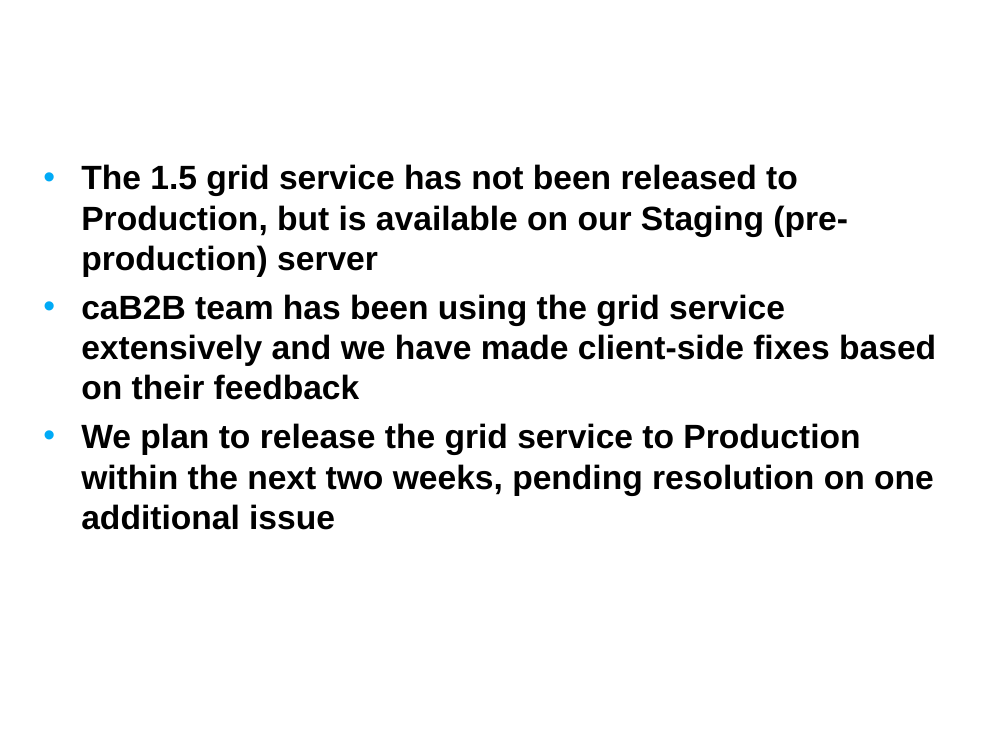
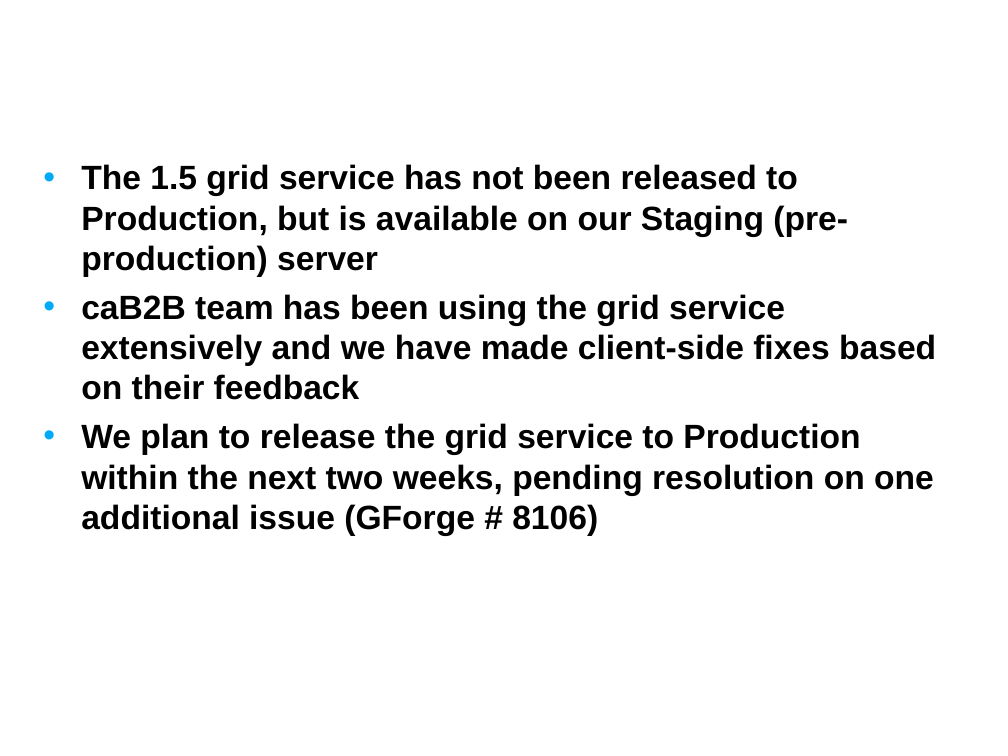
Before and after one commit to NCIP/caarray-docs, a slide deck: slide 5 of project_management/open_meetings/caArray User Community Meeting Aug 8.ppt (slide 7 before the commit). Drawn at 1008x756 pixels with LibreOffice and Linux fonts; fonts in the diff are those of the drawing; background and template pictures are left out. Boxes give left, top, right and bottom in pixels: in the first picture for what was removed or moved away, otherwise in the second. Text is boxed around its words. In the diff, an @@ line names an element or a change of style, - is before the commit and + after.

```diff
--- a/project_management/open_meetings/caArray User Community Meeting Aug 8.ppt
+++ b/project_management/open_meetings/caArray User Community Meeting Aug 8.ppt
@@ text at box(81, 423, 934, 536): text changed @@
-• We plan to release the grid service to Production within the next two weeks, pending resolution on one additional issue
+• We plan to release the grid service to Production within the next two weeks, pending resolution on one additional issue (GForge # 8106)
```
Also in this commit, not shown: 6 other slides changed.
